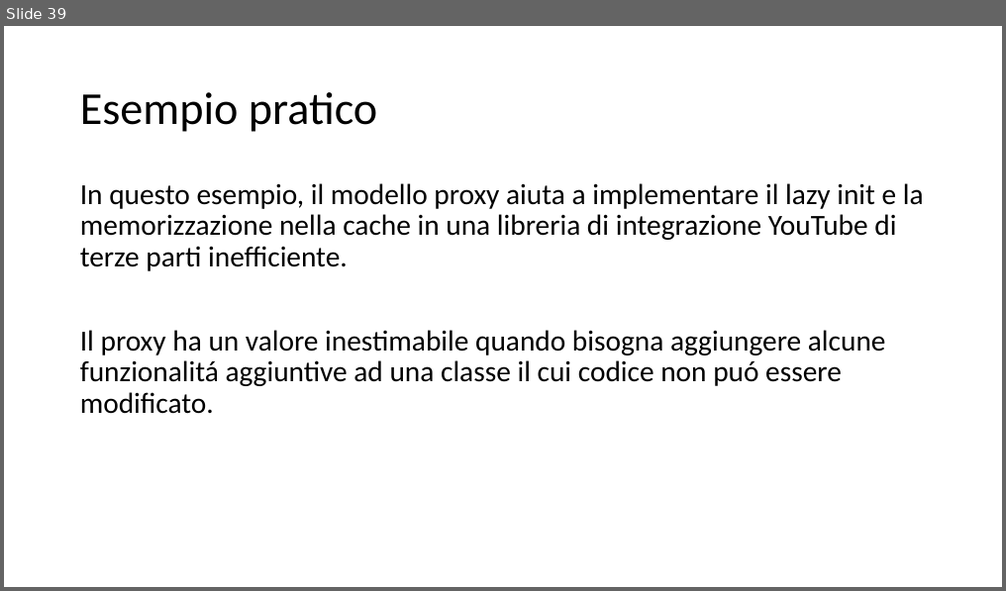
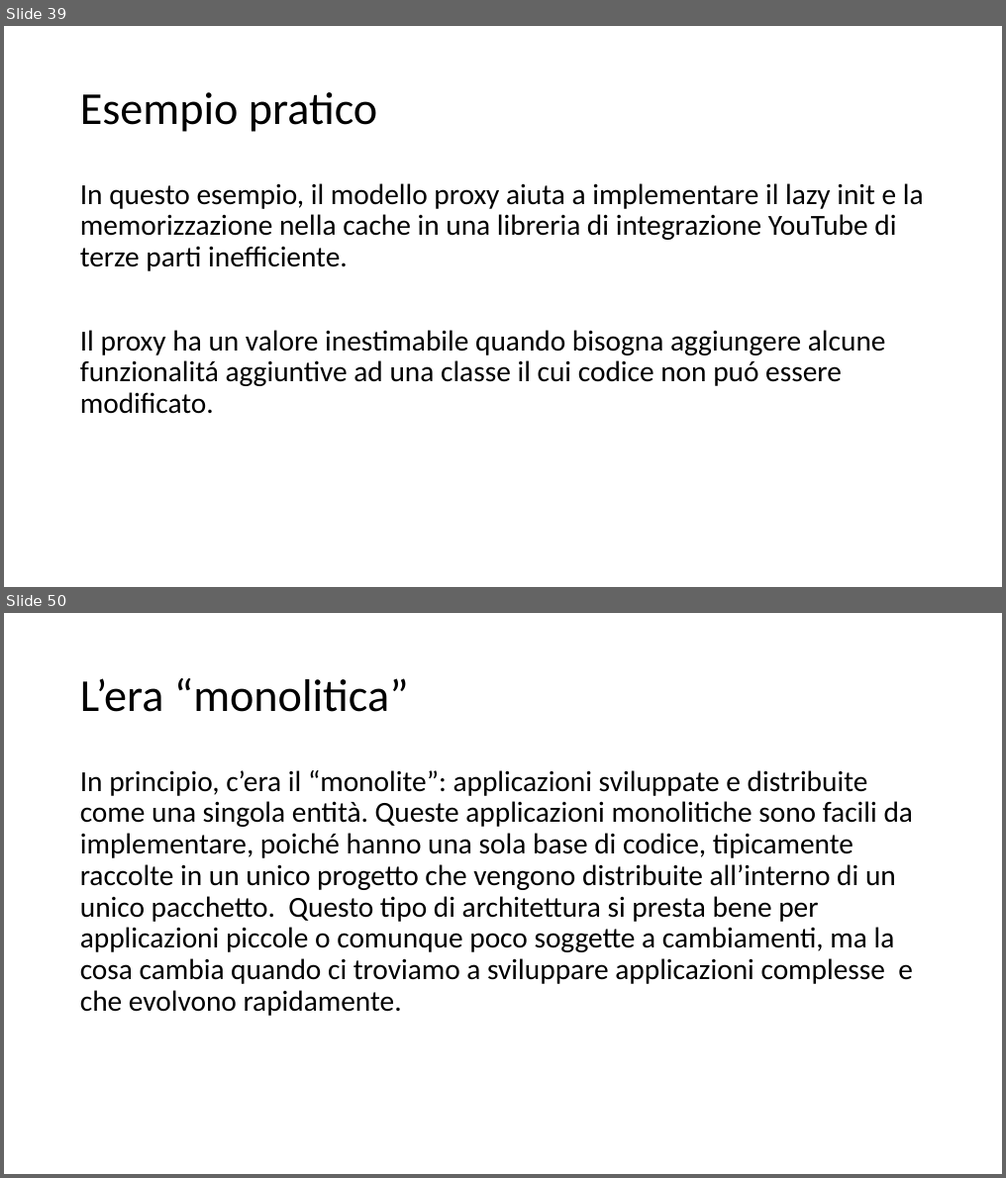
Before and after one commit to cicababba/java_course, a slide deck: Slide/Pattern.pptx. Shown one above the other, each under a label of ours: slide 39 before the commit, slides 39 and 50 after it; the slides between them are not shown. The pictures are 1006x591 and 1006x1178 pixels, drawn with LibreOffice and Linux fonts; fonts in the diff are those of the drawing. Boxes give left, top, right and bottom in pixels: in the first picture for what was removed or moved away, otherwise in the second. Text is boxed around its words. In the diff, an @@ line names an element or a change of style, - is before the commit and + after.

```diff
--- a/Slide/Pattern.pptx
+++ b/Slide/Pattern.pptx
@@ slide 50 added at (4, 613, 1002, 1174), background #FFFFFF @@
@@ title added at (80, 678, 409, 712), 44 pt, text #000000 @@
+L’era “monolitica”
@@ text added at (80, 770, 913, 1016), 28 pt, text #000000 @@
+In principio, c’era il “monolite”: applicazioni sviluppate e distribuite come una singola entità. Queste applicazioni monolitiche sono facili da implementare, poiché hanno una sola base di codice, tipicamente raccolte in un unico progetto che vengono distribuite all’interno di un unico pacchetto. Questo tipo di architettura si presta bene per applicazioni piccole o comunque poco soggette a cambiamenti, ma la cosa cambia quando ci troviamo a sviluppare applicazioni complesse e che evolvono rapidamente.
```
Also in this commit, not shown: 1 slide changed, 76 other slides added.
